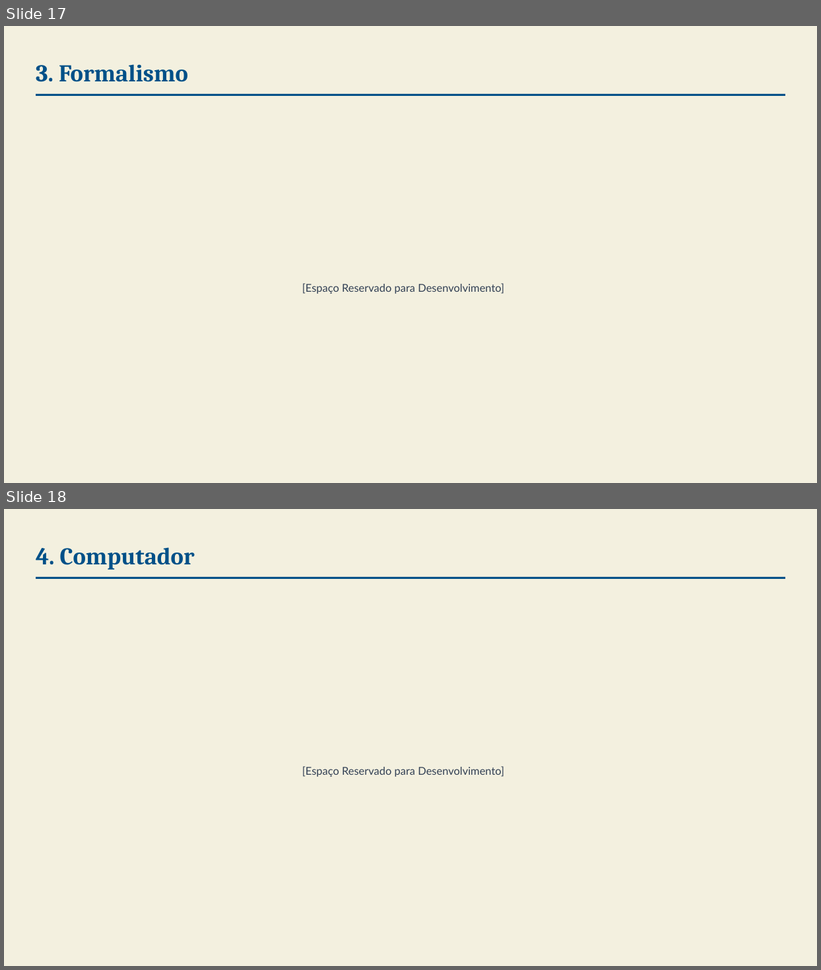
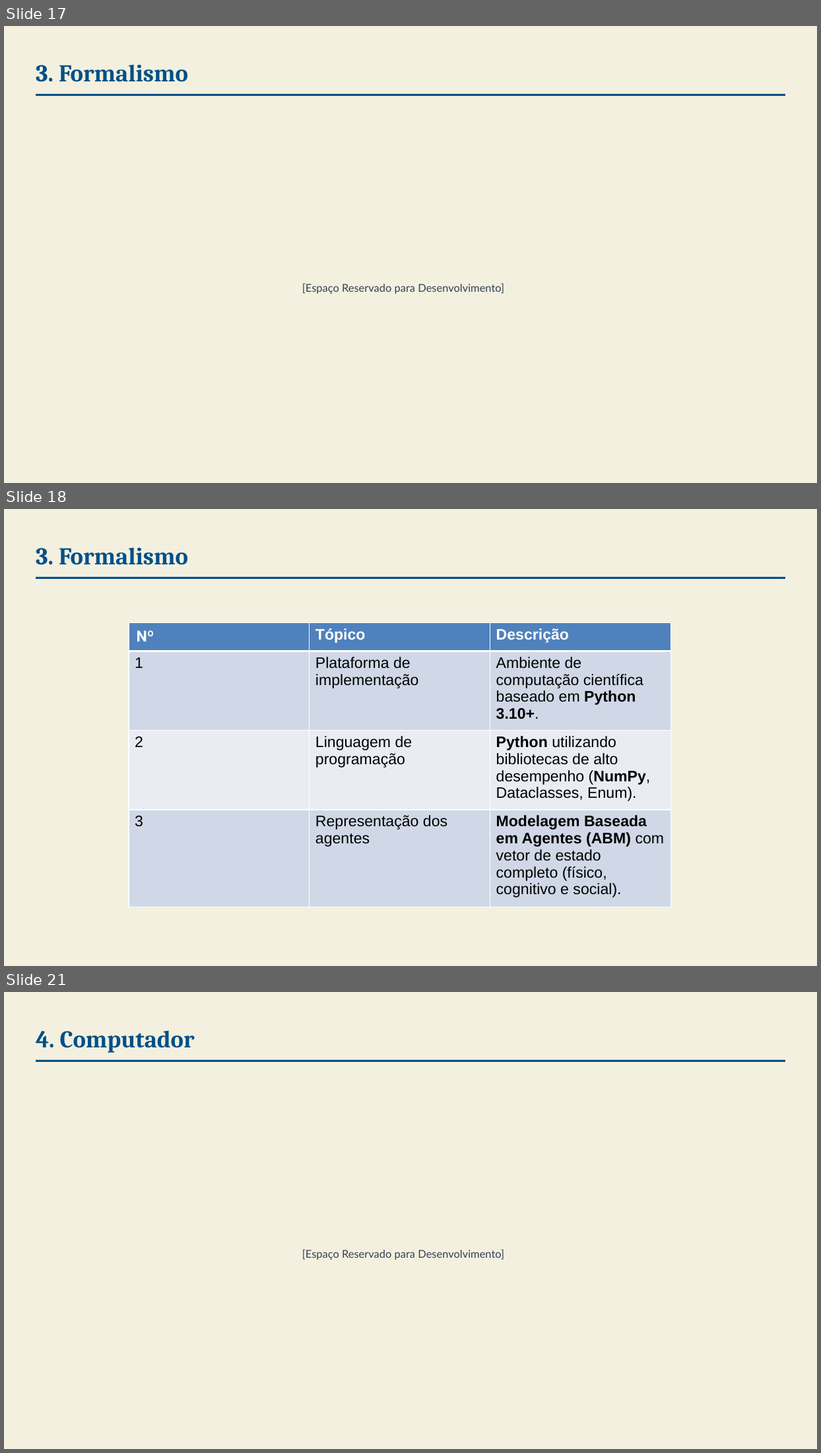
Before and after one commit to mattedi/Simulacao-2026, a slide deck: GustavoHProbst_FelipeBehling/Template_Seminario_Grupo_Gustavo_Revisado_1.pptx. Shown one above the other, each under a label of ours: slides 17 and 18 before the commit, slides 17, 18 and 21 after it; the slides between them are not shown. The pictures are 821x970 and 821x1453 pixels, drawn with LibreOffice and Linux fonts; fonts in the diff are those of the drawing; background and template pictures are left out. Boxes give left, top, right and bottom in pixels: in the first picture for what was removed or moved away, otherwise in the second. Text is boxed around its words. In the diff, an @@ line names an element or a change of style, - is before the commit and + after.

```diff
--- a/GustavoHProbst_FelipeBehling/Template_Seminario_Grupo_Gustavo_Revisado_1.pptx
+++ b/GustavoHProbst_FelipeBehling/Template_Seminario_Grupo_Gustavo_Revisado_1.pptx
@@ slide 18 added at (x1=4, y1=509, x2=817, y2=966), background #F3F0DF @@
@@ text added at (x1=36, y1=547, x2=188, y2=565), 28.5 pt, text #005088, bold @@
+3. Formalismo
@@ rectangle added at (x1=36, y1=577, x2=785, y2=578), fill #005088 @@
@@ table added at (x1=129, y1=623, x2=671, y2=908), 4 rows, 3 columns @@
+Nº | Tópico | Descrição
+1 | Plataforma de implementação | Ambiente de computação científica baseado em Python 3.10+.
+2 | Linguagem de programação | Python utilizando bibliotecas de alto desempenho (NumPy, Dataclasses, Enum).
+3 | Representação dos agentes | Modelagem Baseada em Agentes (ABM) com vetor de estado completo (físico, cognitivo e social).
@@ text added at (x1=302, y1=764, x2=504, y2=778), 12.8 pt, text #334155 @@
+[Espaço Reservado para Desenvolvimento]
@@ what was slide 18 is now slide 21 @@
```
Also in this commit, not shown: 2 other slides added.
